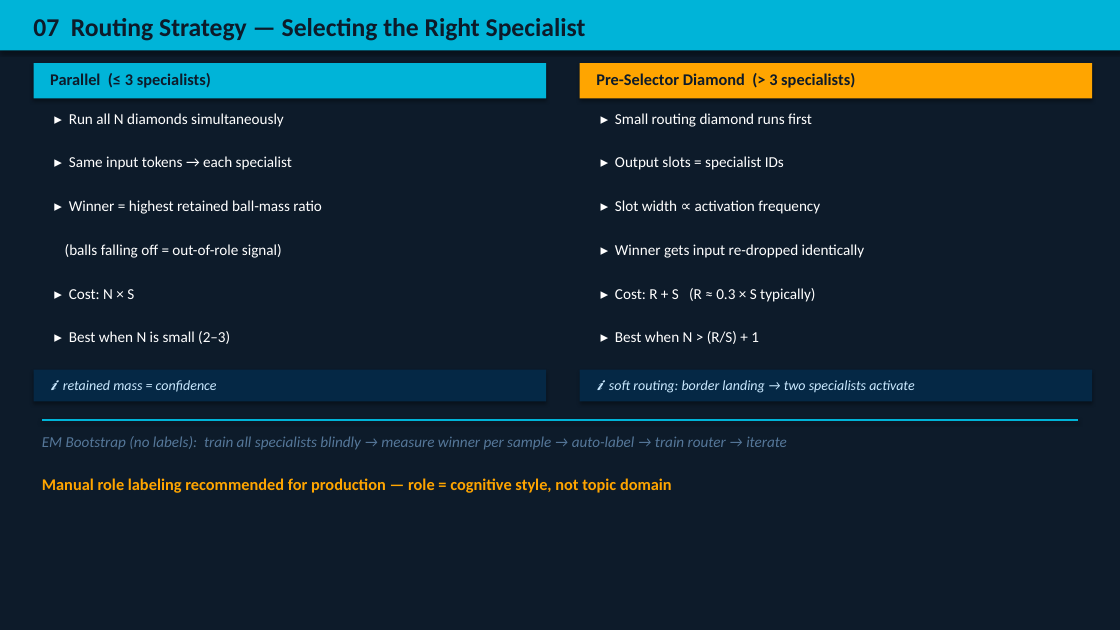
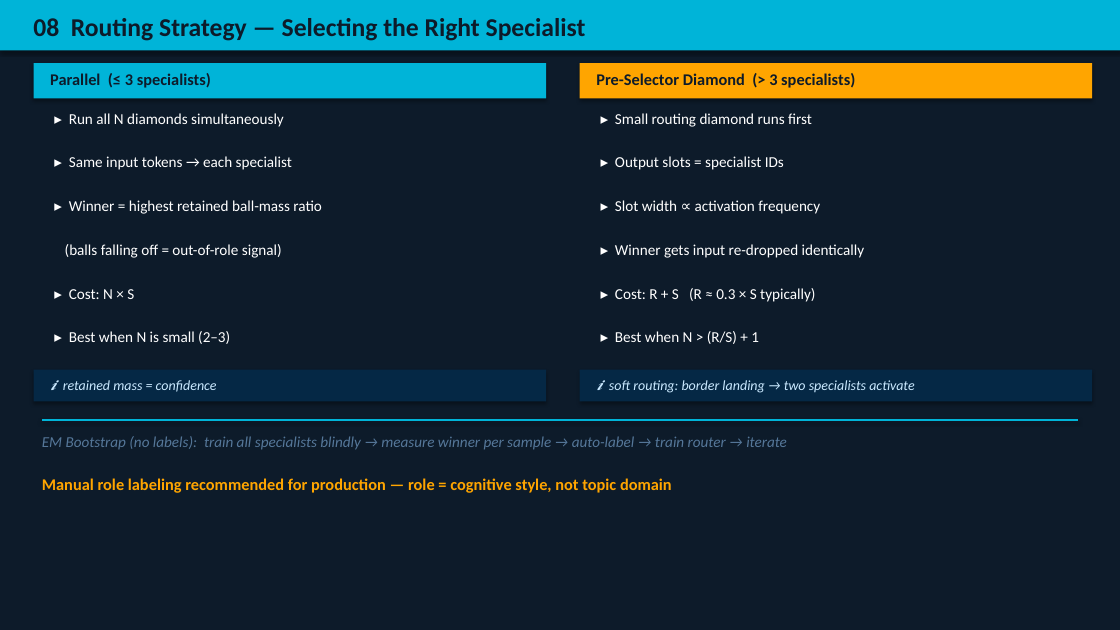
Before and after one commit to sppfizer/thinker, a slide deck: slide 9 of PRM-Design.pptx (slide 8 before the commit). Drawn at 1120x630 pixels with LibreOffice and Linux fonts; fonts in the diff are those of the drawing. Boxes give left, top, right and bottom in pixels: in the first picture for what was removed or moved away, otherwise in the second. Text is boxed around its words. In the diff, an @@ line names an element or a change of style, - is before the commit and + after.

```diff
--- a/PRM-Design.pptx
+++ b/PRM-Design.pptx
@@ text at (x1=33, y1=18, x2=586, y2=41): text changed @@
-07 Routing Strategy — Selecting the Right Specialist
+08 Routing Strategy — Selecting the Right Specialist
```
Also in this commit, not shown: 5 other slides changed, 1 slide added, 6 other files.
